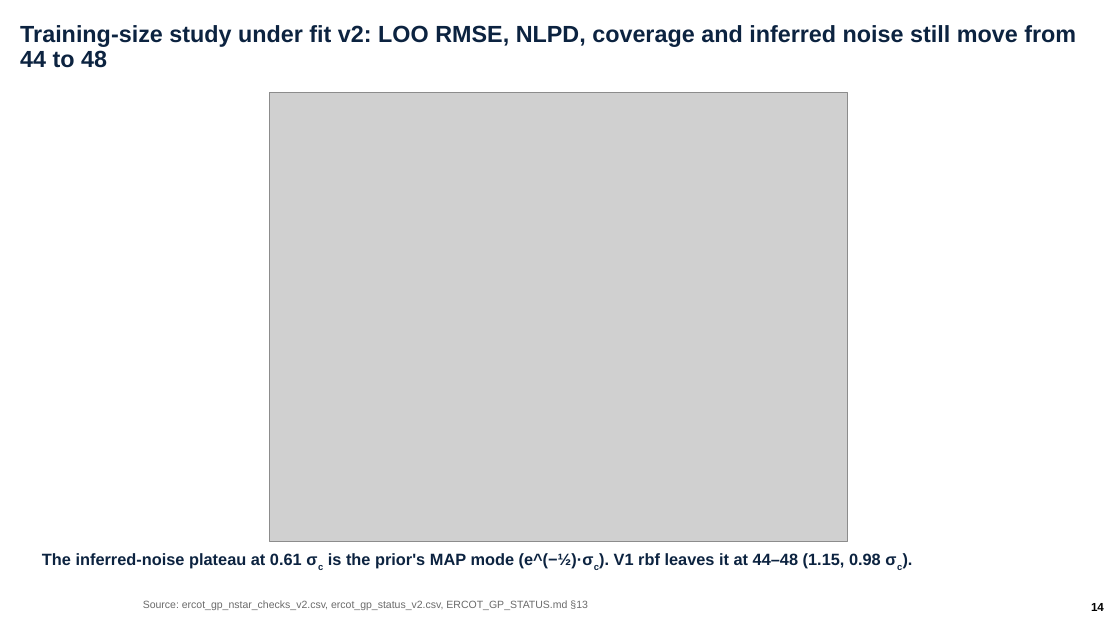
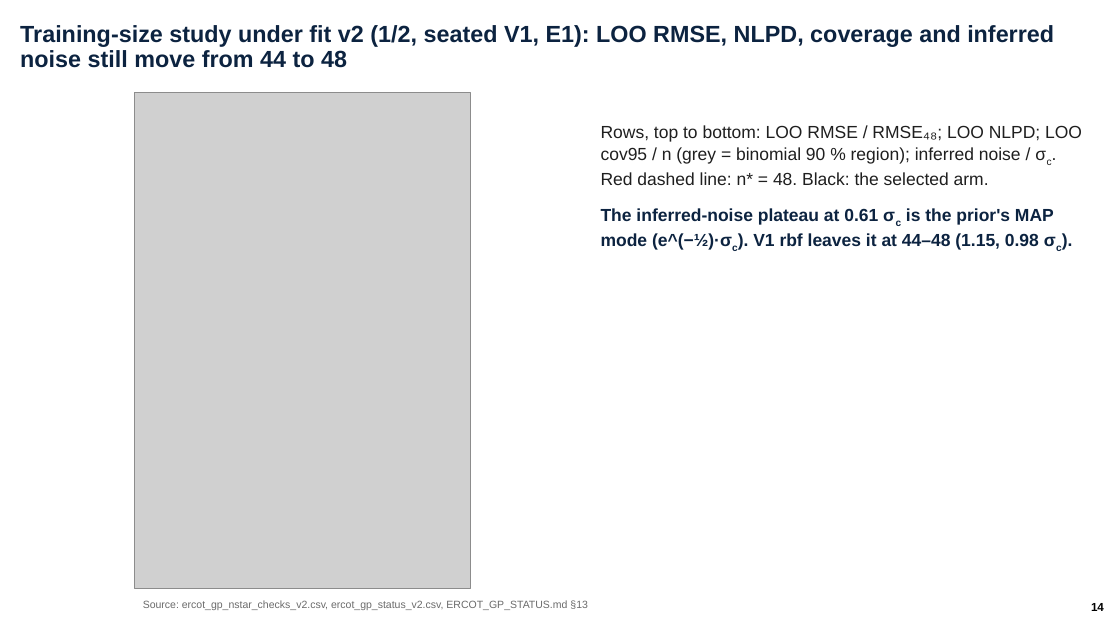
Before and after one commit to ylu283/RTS-GMLC, a slide deck: slide 14 of trial_0826/ercot/analysis/pi_overnight_1124/ercot_overnight.pptx. Drawn at 1120x630 pixels with LibreOffice and Linux fonts; fonts in the diff are those of the drawing; grey boxes stand for pictures; background and template pictures are left out. Boxes give left, top, right and bottom in pixels: in the first picture for what was removed or moved away, otherwise in the second. Text is boxed around its words. In the diff, an @@ line names an element or a change of style, - is before the commit and + after.

```diff
--- a/trial_0826/ercot/analysis/pi_overnight_1124/ercot_overnight.pptx
+++ b/trial_0826/ercot/analysis/pi_overnight_1124/ercot_overnight.pptx
@@ title at bbox=[20, 25, 1054, 68]: text changed @@
-Training-size study under fit v2: LOO RMSE, NLPD, coverage and inferred noise still move from 44 to 48
+Training-size study under fit v2 (1/2, seated V1, E1): LOO RMSE, NLPD, coverage and inferred noise still move from 44 to 48
@@ picture: place and size @@
-picture at bbox=[270, 92, 848, 542]
+picture at bbox=[134, 92, 471, 588]
@@ text "Rows, top to bottom: LOO ...": place and size @@
-text "Rows, top to bottom: LOO ..." at bbox=[42, 553, 881, 569]
+text "Rows, top to bottom: LOO ..." at bbox=[601, 125, 1082, 250]
@@ text at bbox=[601, 125, 1082, 185]: paragraph added @@
+Rows, top to bottom: LOO RMSE / RMSE₄₈; LOO NLPD; LOO cov95 / n (grey = binomial 90 % region); inferred noise / σc. Red dashed line: n* = 48. Black: the selected arm.
@@ text at bbox=[601, 208, 1054, 250]: size 14 to 15 pt in "The inferred-noise plateau at 0.61 σc is ..."; more space between paragraphs @@
```
Also in this commit, not shown: 22 other slides changed, 1 slide added, 15 other files.
